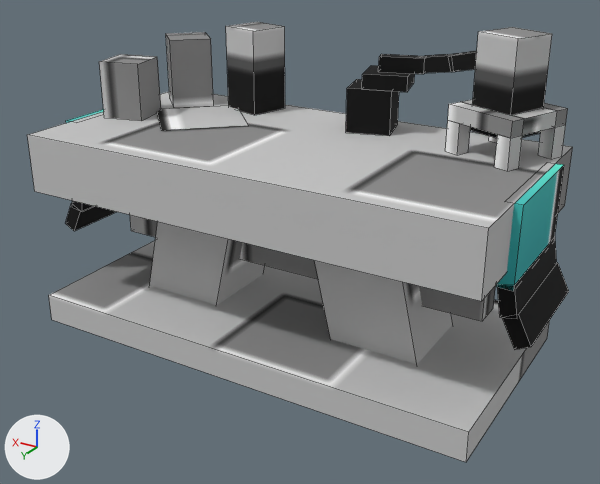
Two versions of the OBJ model src/main/resources/assets/bloodmagic/models/block/ModelAlchemyTable.obj, one commit apart.
Camera for both pictures: a 50 mm camera at (-1.72, 2.31, 1.8) aimed at (-0.07, -0.44, 0.43). The lights are fixed; the arrows at lower left show +X, +Y and +Z. Mesh edges are drawn as thin lines. Where no turn or scale is listed for an object, it has been applied to the vertices.

Names of what the first picture shows: 'Base', 'BeamCasing', 'Carpet2', 'CarpetLowest2', 'CrucibleJar', 'Decanter1', 'Jar1', 'Jar2', 'Jar3', 'Pillar1', 'Pillar2', 'Recipe', 'Top'.
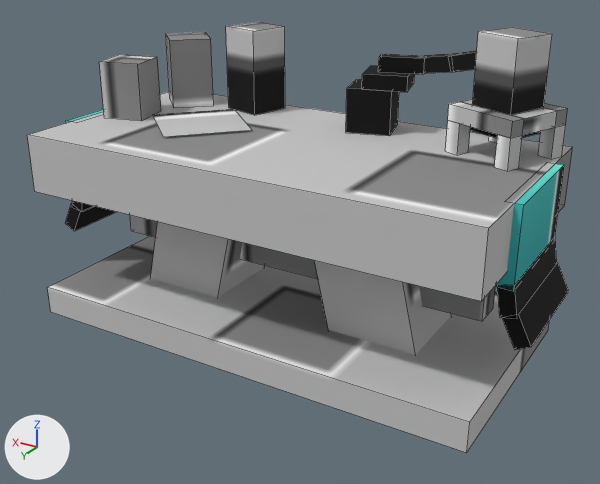
Commit message: More tweaks to the alchemy table, as well as some minor recipes.

Pixel boxes [x1, y1, x2, y2] of what changed, in the pictures (600 x 484 px):
'Base', mesh moved
    before: [49, 241, 550, 462]
    after: [47, 236, 550, 453]
'Recipe', reshaped (9% wider, 12% taller)
    before: [157, 105, 248, 130]
    after: [153, 109, 252, 137]

Patch to the scene script:
```diff
--- a/src/main/resources/assets/bloodmagic/models/block/ModelAlchemyTable.obj.py
+++ b/src/main/resources/assets/bloodmagic/models/block/ModelAlchemyTable.obj.py
@@ me_base @@
 me_base.from_pydata(...)  # 8 vertices, 6 faces; spans x -1.0..1.0, y -1.0..0.0, z -0.04..0.09
 # used by ob_base; location = (0.0, 0.0, 0.0)
+# me_base part 1: the whole mesh is moved by (0.0, 0.0, 0.04)
 me_base.materials.append(mat_none)
@@ me_recipe @@
 me_recipe.from_pydata(...)  # 4 vertices, 1 face; spans x 0.276..0.806, y -0.855..-0.325, z 0.844
 # used by ob_recipe; location = (0.0, 0.0, 0.0)
-me_recipe.vertices[0].co = (0.806, -0.599, 0.844)
-me_recipe.vertices[1].co = (0.55, -0.325, 0.844)  # pixel (161, 130)
-me_recipe.vertices[2].co = (0.276, -0.581, 0.844)  # pixel (248, 125)
-me_recipe.vertices[3].co = (0.532, -0.855, 0.844)
+# me_recipe part 2
+me_recipe.vertices[0].co = (0.746, -0.501, 0.846)  # pixel (152, 114)
+me_recipe.vertices[1].co = (0.49, -0.775, 0.846)  # pixel (234, 109)
+me_recipe.vertices[2].co = (0.216, -0.519, 0.846)  # pixel (252, 130)
+me_recipe.vertices[3].co = (0.472, -0.245, 0.846)  # pixel (163, 137)
 me_recipe.materials.append(mat_none)
```
